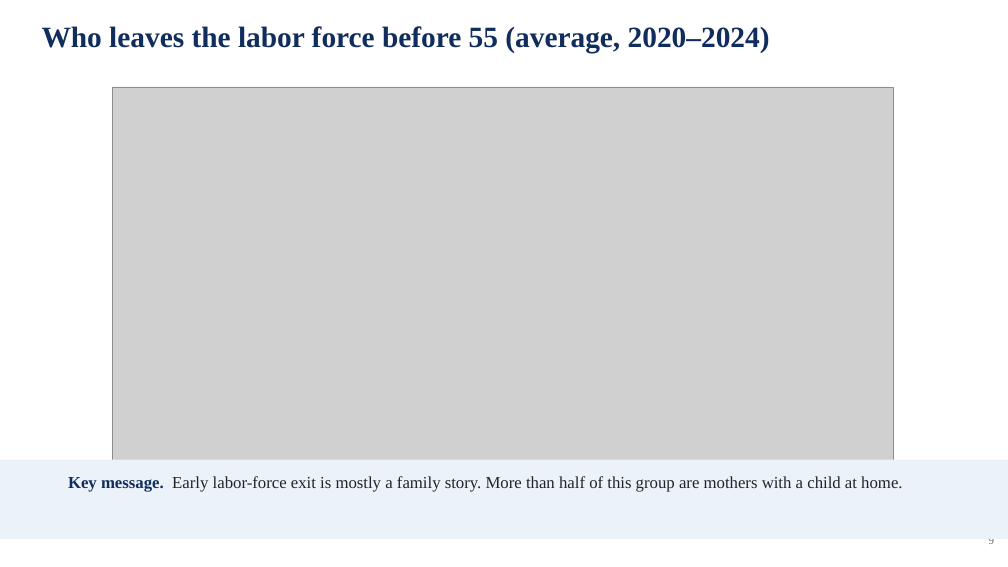
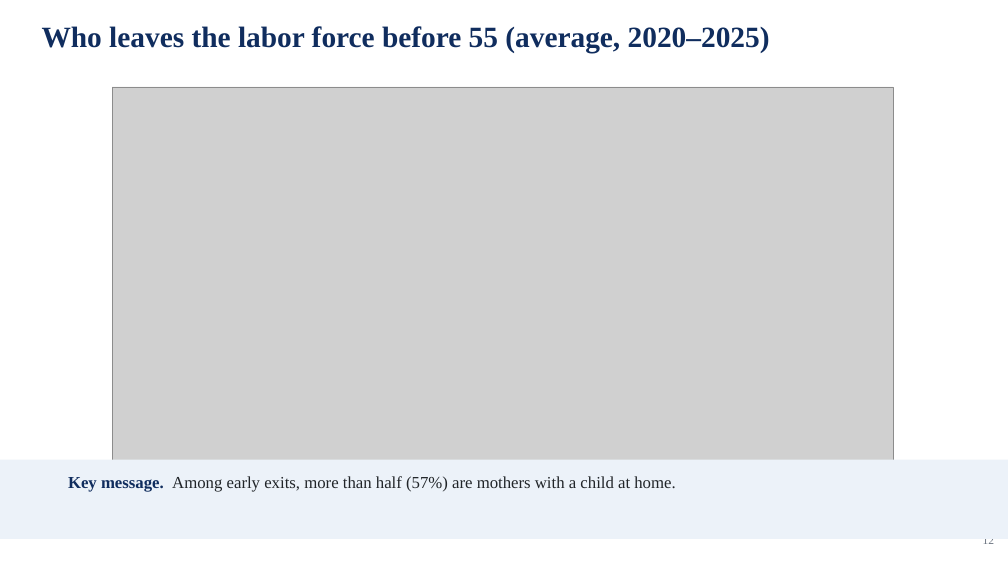
Before and after one commit to jedr1-ship-it/Alternative-Pathways----Quant, a slide deck: slide 12 of report/data_cluster/Proyect_US_policy.pptx (slide 9 before the commit). Drawn at 1008x567 pixels with LibreOffice and Linux fonts; fonts in the diff are those of the drawing; grey boxes stand for pictures. Boxes give left, top, right and bottom in pixels: in the first picture for what was removed or moved away, otherwise in the second. Text is boxed around its words. In the diff, an @@ line names an element or a change of style, - is before the commit and + after.

```diff
--- a/report/data_cluster/Proyect_US_policy.pptx
+++ b/report/data_cluster/Proyect_US_policy.pptx
@@ text at bbox=[42, 26, 770, 53]: text changed @@
-Who leaves the labor force before 55 (average, 2020–2024)
+Who leaves the labor force before 55 (average, 2020–2025)
@@ text at bbox=[68, 476, 675, 492]: text changed @@
-Key message. Early labor-force exit is mostly a family story. More than half of this group are mothers with a child at home.
+Key message. Among early exits, more than half (57%) are mothers with a child at home.
@@ text at bbox=[983, 539, 995, 544]: text changed @@
-9
+12
```
Also in this commit, not shown: 13 other slides changed, 11 slides added, 4 slides removed, 1 other file.
